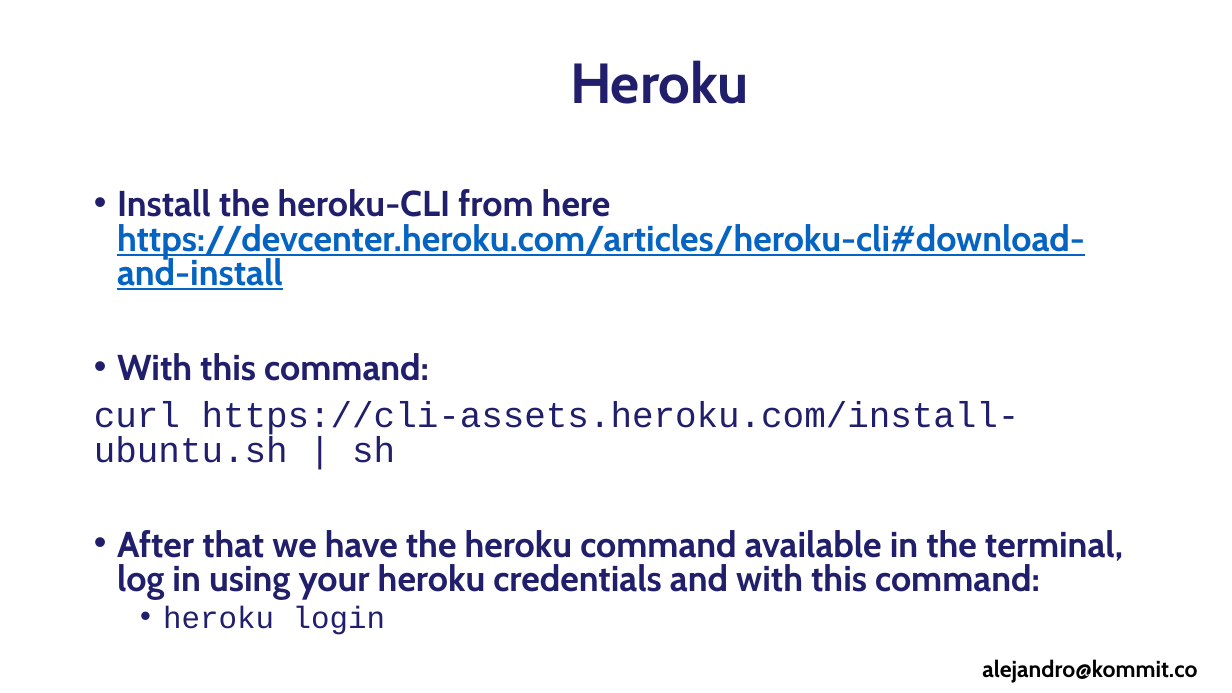
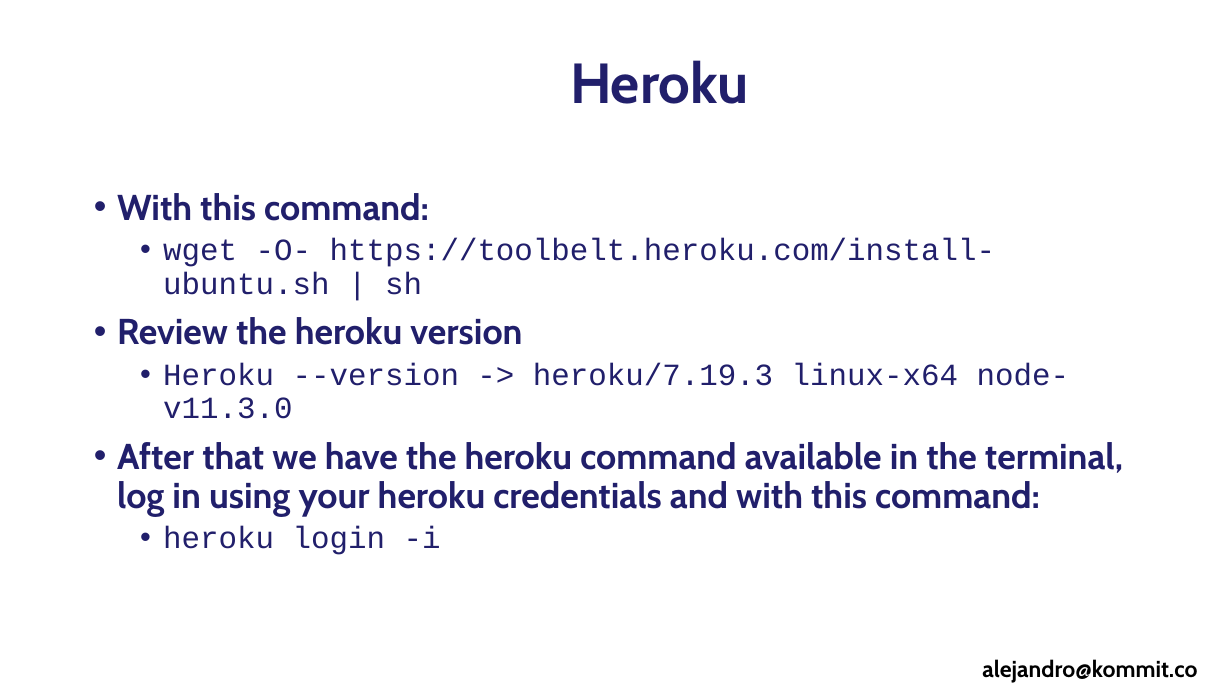
Before and after one commit to alejandrotoro/RubyOnRailsCourse, a slide deck: slide 3 of Section 10 - Heroku.pptx. Drawn at 1232x693 pixels with LibreOffice and Linux fonts; fonts in the diff are those of the drawing; background and template pictures are left out. Boxes give left, top, right and bottom in pixels: in the first picture for what was removed or moved away, otherwise in the second. Text is boxed around its words. In the diff, an @@ line names an element or a change of style, - is before the commit and + after.

Commit message:
Update the slides with the new commands and add the plain text files

```diff
--- a/Section 10 - Heroku.pptx
+++ b/Section 10 - Heroku.pptx
@@ text at [117, 189, 1085, 290]: paragraph removed @@
-• Install the heroku-CLI from here https://devcenter.heroku.com/articles/heroku-cli#download-and-install
@@ text at [117, 193, 1123, 516]: line spacing 0.8 to 0.9 @@
@@ text at [117, 238, 1069, 419]: text changed; size 28 to 24 pt @@
-curl https://cli-assets.heroku.com/install-ubuntu.sh | sh
+  • wget -O- https://toolbelt.heroku.com/install-ubuntu.sh | sh
+• Review the heroku version
+  • Heroku --version -> heroku/7.19.3 linux-x64 node-v11.3.0
@@ text at [163, 526, 441, 555]: text changed @@
-  • heroku login
+  • heroku login -i
```
Also in this commit, not shown: 2 other slides changed, 3 other files.
